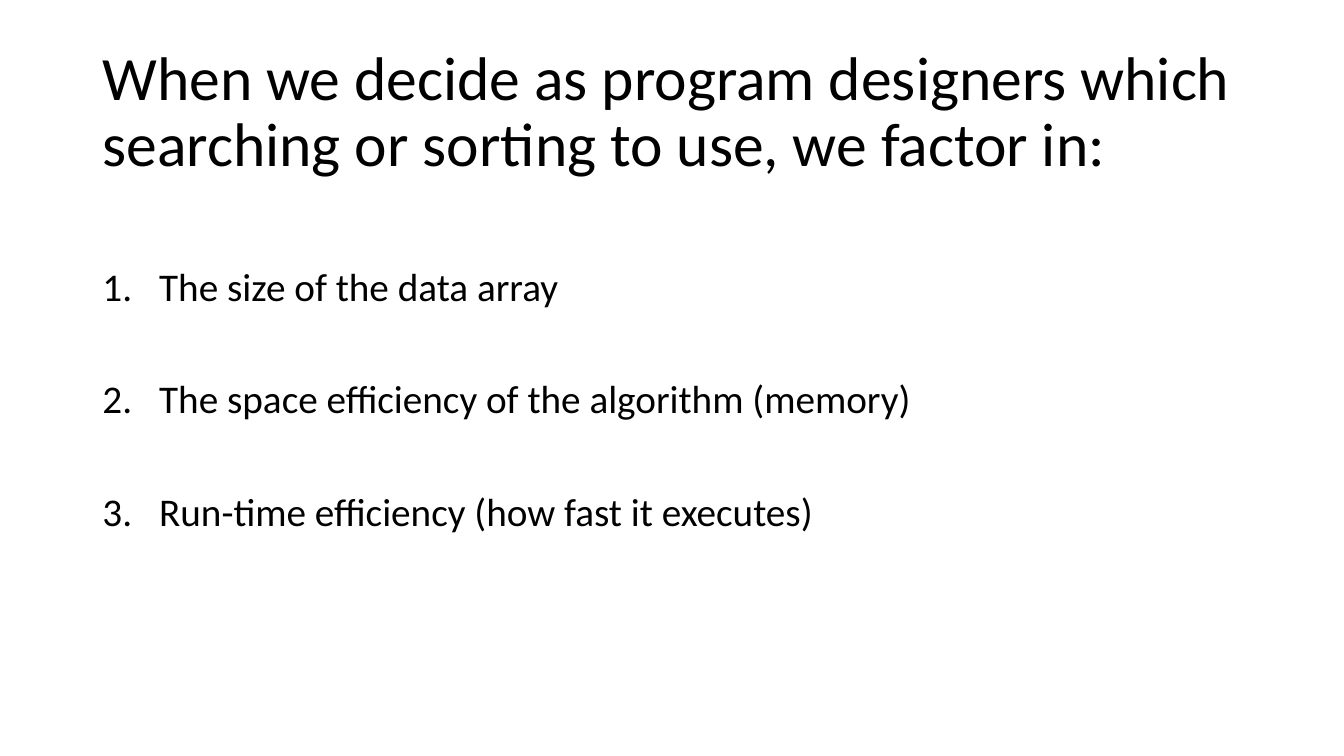
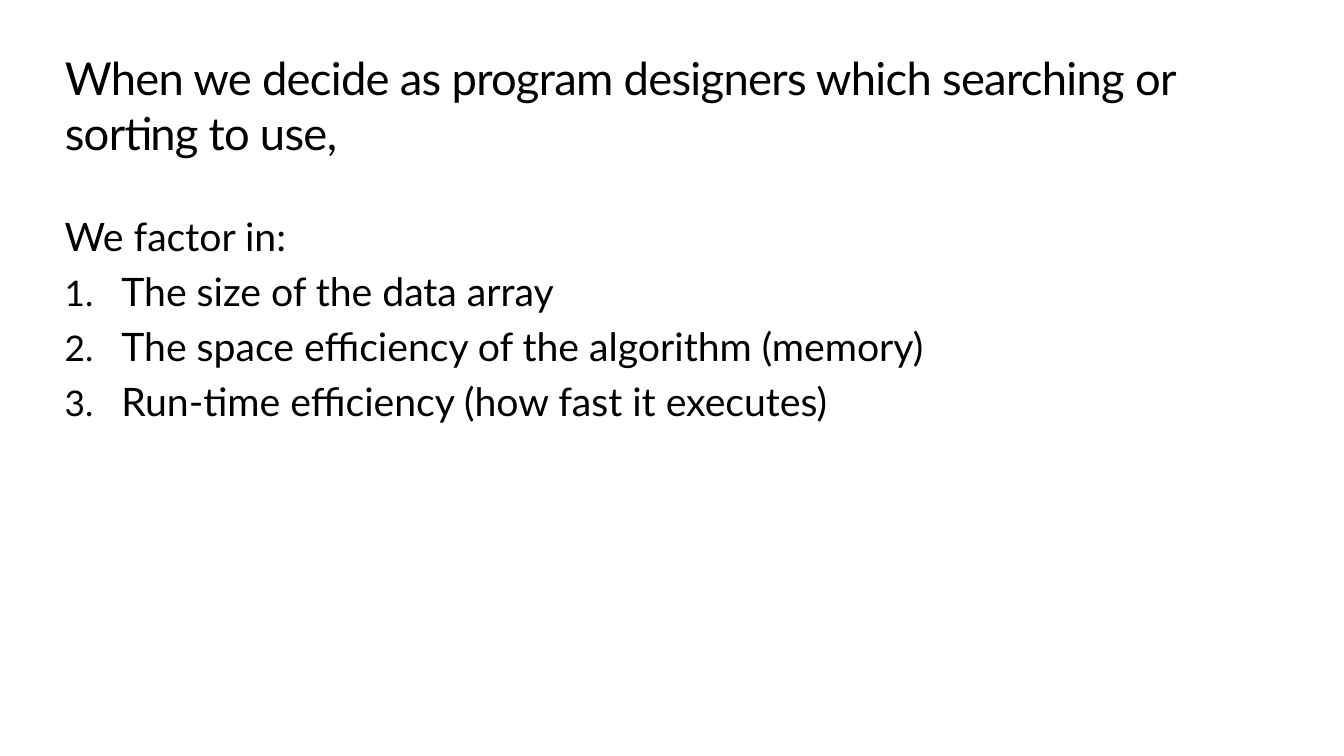
Before and after one commit to TEALSK12/apcsa-public, a slide deck: slide 28 of curriculum/Unit7/Unit7.pptx (slide 27 before the commit). Drawn at 1344x756 pixels with LibreOffice and Linux fonts; fonts in the diff are those of the drawing; background and template pictures are left out. Boxes give left, top, right and bottom in pixels: in the first picture for what was removed or moved away, otherwise in the second. Text is boxed around its words. In the diff, an @@ line names an element or a change of style, - is before the commit and + after.

```diff
--- a/curriculum/Unit7/Unit7.pptx
+++ b/curriculum/Unit7/Unit7.pptx
@@ title "When we decide as program ..." at [65, 61, 1177, 158]: vertical alignment middle to top @@
@@ title at [65, 61, 1177, 158]: text changed; size 44 to 32.4 pt; font Calibri to Lato @@
-When we decide as program designers which searching or sorting to use, we factor in:
+When we decide as program designers which searching or sorting to use,
@@ text at [65, 222, 286, 252]: paragraph added @@
+We factor in:
@@ text "We factor in:": place and size @@
-text "We factor in:" at [159, 273, 910, 533]
+text "We factor in:" at [65, 222, 923, 423]
@@ text at [121, 277, 923, 423]: font Calibri to Lato in "The size of the data array", "The space efficiency of the algorithm (memory)", "Run-time efficiency (how fast it executes)"; line spacing 0.9 to 1; less space between paragraphs @@
```
Also in this commit, not shown: 42 other slides changed, 1 slide added, 4 other files.
